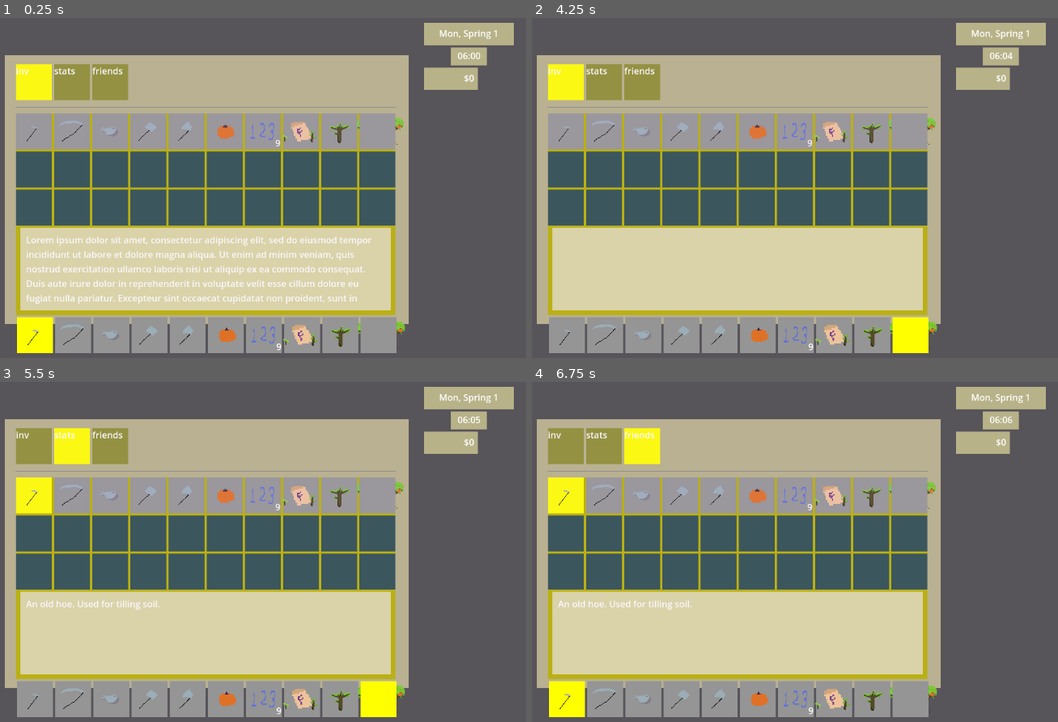
Above: before the commit, frames 1-4 (two rows, left to right).
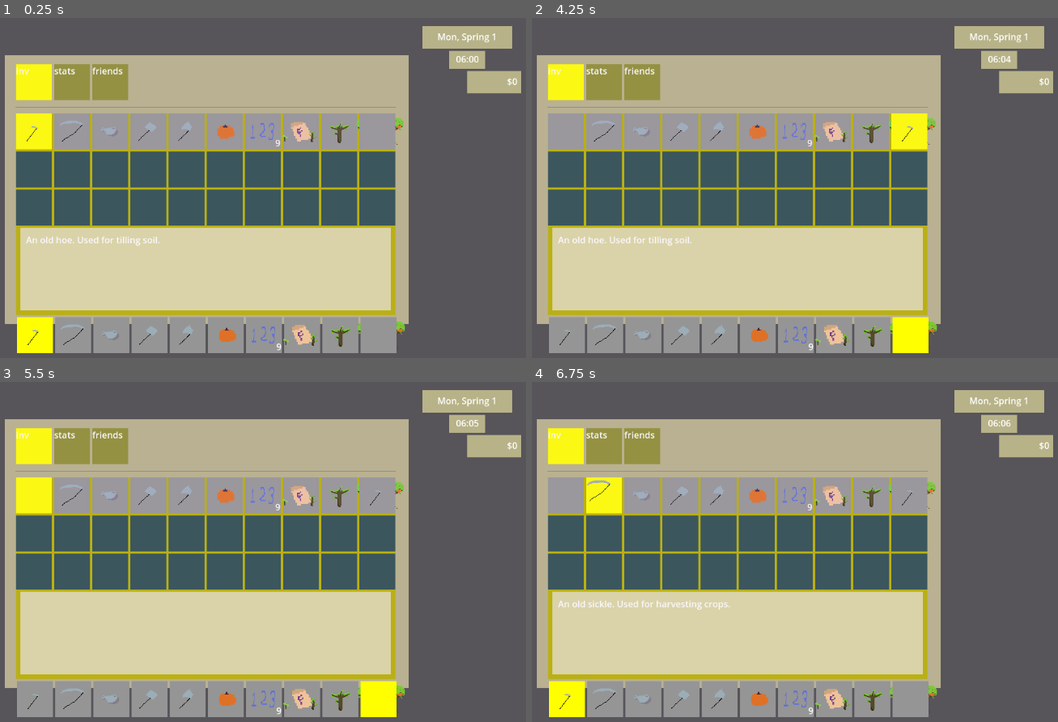
Above: after the commit, the same moments.

Repository: ellis-matthew4/farming-game-framework
Game: Godot game, scene res://scenes/Menus/ingame_menu.tscn
Same seed, same stepped clock (60 frames per second), same inputs: the game is played once before the commit and once after it. Before the commit the project has no main scene; this scene is started directly in both runs.
Inputs (mouse positions are in pixels of both pictures, inside the frame that each line leads up to):
- Up to frame 1 (0.25 s): no input
- Up to frame 2 (4.25 s): tap Enter at 0.5, 2, 3.5 s; move the mouse to (568, 334) at 0.52 s; hold W (move_up) 0.53-2.03 s; tap Mouse wheel down (ux_mwd) at 0.6, 2.3 s; click (568, 334) at 0.67 s; tap Mouse wheel up (ux_mwu) at 0.8, 1.35, 3.05 s; tap Space at 1.25, 2.75 s; move the mouse to (605, 334) at 1.27 s; click (605, 334) at 1.42 s; tap E (ux_select) at 1.55, 2.1, 3.8 s; move the mouse to (642, 334) at 2.02 s; hold A (move_left) 2.03-3.53 s; click (642, 334) at 2.17 s; move the mouse to (679, 334) at 2.77 s; click (679, 334) at 2.85 s; move the mouse to (721, 334) at 3.52 s; hold S (move_down) from 3.53 s (still down); hold Shift (ux_modify) from 3.53 s (still down); click (721, 334) at 3.67 s; right-click (721, 334) at 4.15 s
- Up to frame 3 (5.5 s): move the mouse to (226, 698) at 4.27 s; release S (move_down) at 4.28 s; release Shift (ux_modify) at 4.28 s; hold D (move_right) 4.28-5.03 s; tap Mouse wheel down (ux_mwd) at 4.35 s; click (226, 698) at 4.42 s; tap Space at 5 s; move the mouse to (263, 698) at 5.02 s; hold W (move_up) from 5.03 s (still down); tap Mouse wheel up (ux_mwu) at 5.1 s; click (263, 698) at 5.17 s
- Up to frame 4 (6.75 s): move the mouse to (831, 698) at 5.77 s; release W (move_up) at 5.78 s; hold D (move_right) from 5.78 s (still down); tap E (ux_select) at 5.85 s; click (831, 698) at 5.92 s; move the mouse to (873, 698) at 6.52 s; tap Mouse wheel down (ux_mwd) at 6.6 s; click (873, 698) at 6.67 s

The runs differ from the first frame. In frame 1, 5.1% of the frame differs, in the area x 2-100%, y 1-85%; in frame 2, 2.8%; in frame 3, 3.5%; in frame 4, 5.0%.

Commit message:
Fix bugs

Diff:
--- a/src/project.godot
+++ b/src/project.godot
@@ -11,6 +11,7 @@
 [application]
 
 config/name="FGF"
+run/main_scene="res://scenes/map.tscn"
 config/features=PackedStringArray("4.0", "Forward Plus")
 config/icon="res://icon.svg"
 
--- a/src/scenes/Menus/inventoryMenu.tscn
+++ b/src/scenes/Menus/inventoryMenu.tscn
@@ -41,7 +41,6 @@
 offset_bottom = 64.0
 grow_horizontal = 2
 grow_vertical = 2
-text = "Lorem ipsum dolor sit amet, consectetur adipiscing elit, sed do eiusmod tempor incididunt ut labore et dolore magna aliqua. Ut enim ad minim veniam, quis nostrud exercitation ullamco laboris nisi ut aliquip ex ea commodo consequat. Duis aute irure dolor in reprehenderit in voluptate velit esse cillum dolore eu fugiat nulla pariatur. Excepteur sint occaecat cupidatat non proident, sunt in culpa qui officia deserunt mollit anim id est laborum."
 autowrap_mode = 2
 clip_text = true
 
@@ -55,6 +54,7 @@
 color = Color(1, 1, 1, 0)
 
 [node name="TextureRect" type="TextureRect" parent="Cursor/ColorRect"]
+layout_mode = 0
 offset_right = 40.0
 offset_bottom = 40.0
 
--- a/src/scenes/Menus/money.tscn
+++ b/src/scenes/Menus/money.tscn
@@ -7,12 +7,11 @@
 anchors_preset = 0
 size_flags_horizontal = 4
 script = ExtResource("1_uuiug")
-metadata/_edit_use_anchors_ = true
 
 [node name="ColorRect" type="ColorRect" parent="."]
 custom_minimum_size = Vector2(96, 32)
 layout_mode = 0
-offset_right = 40.0
+offset_right = 96.0
 offset_bottom = 40.0
 color = Color(0.717647, 0.698039, 0.533333, 1)
 
--- a/src/scenes/Menus/time_display.tscn
+++ b/src/scenes/Menus/time_display.tscn
@@ -6,17 +6,23 @@
 
 [node name="TimeDisplay" type="Control"]
 layout_mode = 3
-anchors_preset = 0
-offset_left = 963.0
-offset_top = 26.0
-offset_right = 963.0
-offset_bottom = 26.0
-size_flags_horizontal = 0
+anchors_preset = 1
+anchor_left = 1.0
+anchor_right = 1.0
+grow_horizontal = 0
+size_flags_horizontal = 8
+size_flags_vertical = 2
 
 [node name="VBoxContainer" type="VBoxContainer" parent="."]
-layout_mode = 0
-offset_right = 160.0
-offset_bottom = 80.0
+layout_mode = 1
+anchors_preset = 1
+anchor_left = 1.0
+anchor_right = 1.0
+offset_left = -192.0
+offset_top = 32.0
+offset_right = -32.0
+offset_bottom = 112.0
+grow_horizontal = 0
 
 [node name="Calendar" parent="VBoxContainer" instance=ExtResource("1_sa3td")]
 layout_mode = 2
@@ -28,5 +34,4 @@
 
 [node name="Money" parent="VBoxContainer" instance=ExtResource("3_h0fob")]
 layout_mode = 2
-size_flags_horizontal = 0
-size_flags_vertical = 0
+size_flags_vertical = 4
--- a/src/scripts/ingame_menu.gd
+++ b/src/scripts/ingame_menu.gd
@@ -17,6 +17,7 @@
   MenuContainer.add_child(instanced_menu)
   instanced_menu.cancel.connect(self._reclaim_focus)
   MenuSelection.get_child(0).color = Color.YELLOW
+  instanced_menu.focus()
   await get_tree().create_timer(0.1).timeout
   can_hide = true
 
--- a/src/scripts/inventory_menu.gd
+++ b/src/scripts/inventory_menu.gd
@@ -30,40 +30,46 @@
 
 func focus():
   _change_focus_inventory(1, 1)
+  for slot in InventoryGrid.get_children():
+    if not slot.locked:
+      slot.context = "focused_inventory"
   await get_tree().create_timer(0.1).timeout
   focused = true
 
 func defocus():
   _change_focus_inventory(grid.get_current(), -1)
+  for slot in InventoryGrid.get_children():
+    if not slot.locked:
+      slot.context = "inventory"
   focused = false
 
 func _process(delta):
-  if Input.is_action_just_pressed("ux_left"):
-    mouse_activity = false
-    Cursor.mouse_active = false
-    _change_focus_inventory(_get_neighbor(SELF), _get_neighbor(LEFT))
-  elif Input.is_action_just_pressed("ux_right"):
-    mouse_activity = false
-    Cursor.mouse_active = false
-    _change_focus_inventory(_get_neighbor(SELF), _get_neighbor(RIGHT))
-  elif Input.is_action_just_pressed("ux_up"):
-    mouse_activity = false
-    Cursor.mouse_active = false
-    _change_focus_inventory(_get_neighbor(SELF), _get_neighbor(UP))
-  elif Input.is_action_just_pressed("ux_down"):
-    mouse_activity = false
-    Cursor.mouse_active = false
-    _change_focus_inventory(_get_neighbor(SELF), _get_neighbor(DOWN))
-  elif Input.is_action_just_pressed("player_cancel"):
-    if Cursor.holding:
-      var n = InventoryGrid.get_child(held_index)
-      n.from_item(Cursor.item)
-      Cursor.clear()
-      held_index = -1
-    else:
-      emit_signal("cancel")
-  elif (mouse_activity and Input.is_action_just_pressed("ux_left_click")) or Input.is_action_just_pressed("ux_select"):
-    if focused:
+  if focused:
+    if Input.is_action_just_pressed("ux_left"):
+      mouse_activity = false
+      Cursor.mouse_active = false
+      _change_focus_inventory(_get_neighbor(SELF), _get_neighbor(LEFT))
+    elif Input.is_action_just_pressed("ux_right"):
+      mouse_activity = false
+      Cursor.mouse_active = false
+      _change_focus_inventory(_get_neighbor(SELF), _get_neighbor(RIGHT))
+    elif Input.is_action_just_pressed("ux_up"):
+      mouse_activity = false
+      Cursor.mouse_active = false
+      _change_focus_inventory(_get_neighbor(SELF), _get_neighbor(UP))
+    elif Input.is_action_just_pressed("ux_down"):
+      mouse_activity = false
+      Cursor.mouse_active = false
+      _change_focus_inventory(_get_neighbor(SELF), _get_neighbor(DOWN))
+    elif Input.is_action_just_pressed("player_cancel"):
+      if Cursor.holding:
+        var n = InventoryGrid.get_child(held_index)
+        n.from_item(Cursor.item)
+        Cursor.clear()
+        held_index = -1
+      else:
+        emit_signal("cancel")
+    elif (mouse_activity and Input.is_action_just_pressed("ux_left_click")) or Input.is_action_just_pressed("ux_select"):
       var idx = grid.get_current() - 1
       var n = InventoryGrid.get_child(idx)
       var item = n.item
@@ -85,7 +91,7 @@
   InventoryGrid.get_child(old - 1).defocus()
   InventoryGrid.get_child(new - 1).focus()
   Cursor.align(InventoryGrid.get_child(new - 1))
-  $VBoxContainer/Description/Label.text = InventoryGrid.get_child(new - 1).get_description()
+  $VBoxContainer/Description/Label.text = str(InventoryGrid.get_child(new - 1).get_description())
   _wait_and_reset(0.125)
 
 func defocus_current():
--- a/src/scripts/inventory_slot.gd
+++ b/src/scripts/inventory_slot.gd
@@ -43,10 +43,10 @@
   color = Color.DARK_SLATE_GRAY
 
 func _on_area_2d_mouse_entered():
-  if !locked and context == 'inventory':
+  if !locked and context == 'focused_inventory':
     focus()
     emit_signal('mouse_activity')
 
 func _on_area_2d_mouse_exited():
-  if !locked and context == 'inventory':
+  if !locked and context == 'focused_inventory':
     defocus()
--- a/src/scripts/item_database.gd
+++ b/src/scripts/item_database.gd
@@ -14,11 +14,13 @@
     'weed': Item.new("Weed", 1, "res://assets/items/sickle.png", "A weed. Not very useful."),
     'generic_crop': Food.new("Sample Crop", 50, "res://assets/product.png", 10, "A fruit of some kind."),
     'generic_seeds': Seeds.new("Sample Seeds", 20, "res://assets/crop.png", 3, "generic_crop"),
-    'fertilizer': Consumable.new("Fertilizer", 40, "res://assets/fertilizer.png", "A mix of high-grade animal manures guaranteed to make your fields more fertile."),
+    'fertilizer': Consumable.new("Fertilizer", 40, "res://assets/fertilizer.png", "A mix of high-grade animal manure guaranteed to make your fields more fertile."),
     'generic_sapling': Sapling.new("Sample Sapling", 100, "res://assets/sapling.png", 30, "generic_crop", 1, 28)
   }
   for k in items.keys():
     items[k].key = k
+    if items[k] is Sapling or items[k] is Seeds:
+      items[k].prepare_rendered_data()
 
 func get_item(id) -> Item:
   return items[id]
--- a/src/scripts/sapling.gd
+++ b/src/scripts/sapling.gd
@@ -18,8 +18,8 @@
   reharvest_stage = rhs
   season = sesn
 
-func _ready():
-  description = str("Sapling that grows to produce ", get_product().item_name, "s. Takes ", max_stages, " days to grow.")
+func prepare_rendered_data():
+  description = str("Seeds to grow ", get_product().item_name, ". Takes ", max_stages, " days to grow.")
   if reharvestable:
     description += " Regrows after harvesting."
 
--- a/src/scripts/seeds.gd
+++ b/src/scripts/seeds.gd
@@ -16,7 +16,7 @@
   reharvestable = rh
   reharvest_stage = rhs
 
-func _ready():
+func prepare_rendered_data():
   description = str("Seeds to grow ", get_product().item_name, ". Takes ", max_stages, " days to grow.")
   if reharvestable:
     description += " Regrows after harvesting."
